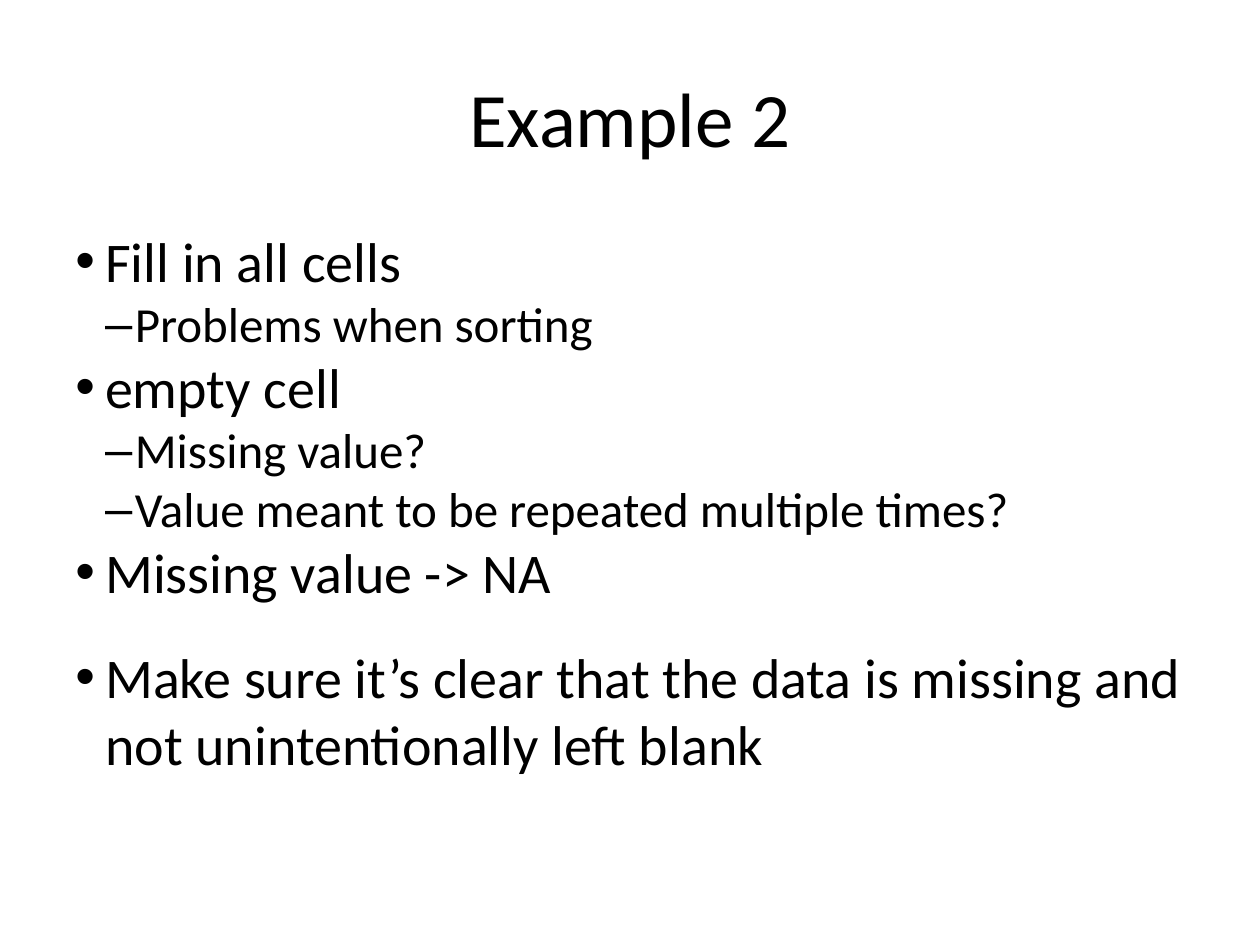
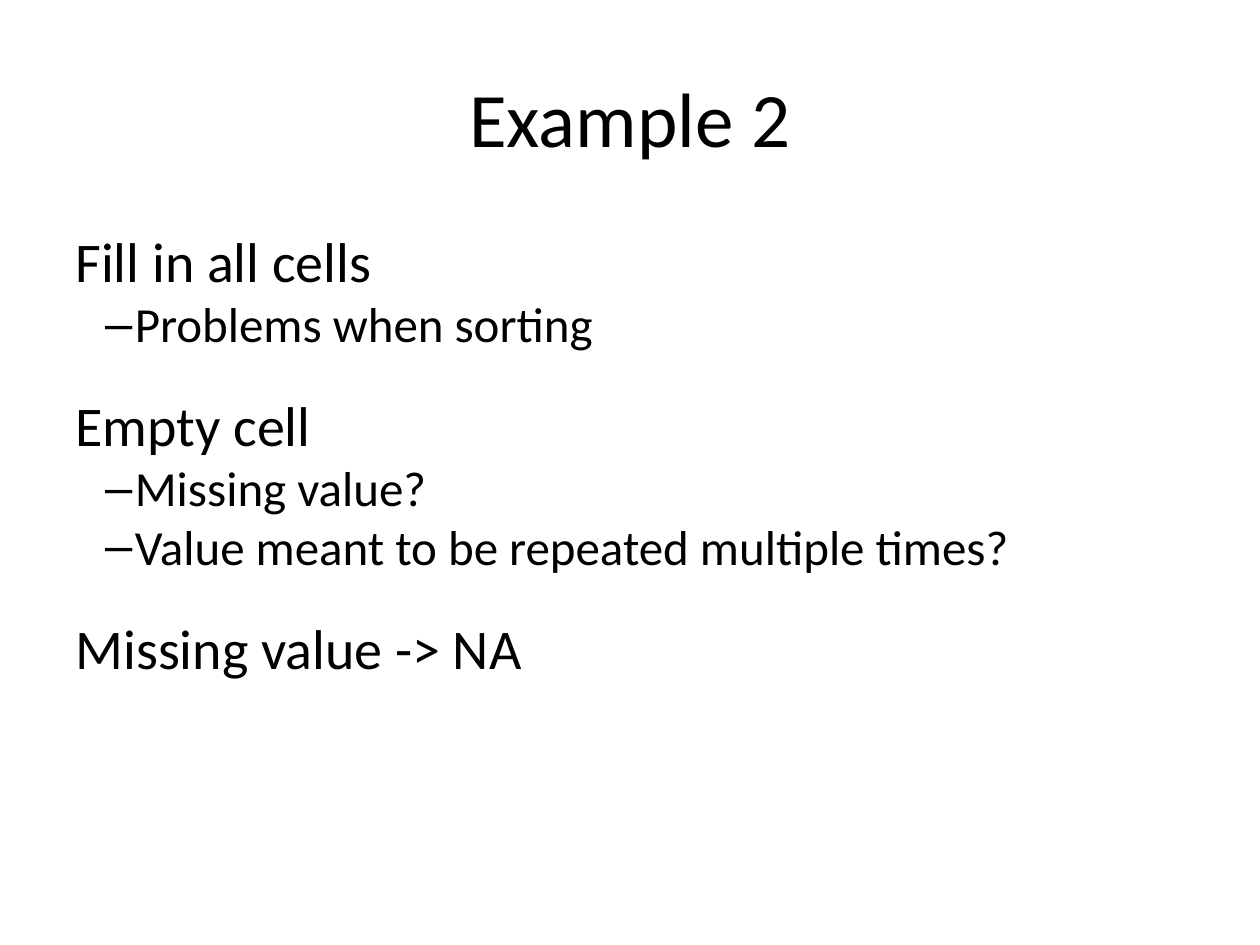
Before and after one commit to bioinformatics-core-shared-training/Managing-your-research-data, a slide deck: slide 12 of Presentation2.pptx (slide 11 before the commit). Drawn at 1260x945 pixels with LibreOffice and Linux fonts; fonts in the diff are those of the drawing. Boxes give left, top, right and bottom in pixels: in the first picture for what was removed or moved away, otherwise in the second. Text is boxed around its words. In the diff, an @@ line names an element or a change of style, - is before the commit and + after.

```diff
--- a/Presentation2.pptx
+++ b/Presentation2.pptx
@@ text at (x1=75, y1=243, x2=522, y2=679): bullet • to none @@
@@ text at (x1=75, y1=407, x2=310, y2=455): text changed @@
-• empty cell
+Empty cell
@@ text at (x1=105, y1=658, x2=1180, y2=774): paragraph removed @@
-• Make sure it’s clear that the data is missing and not unintentionally left blank
```
Also in this commit, not shown: 16 other slides changed, 2 slides added, 3 other files.
